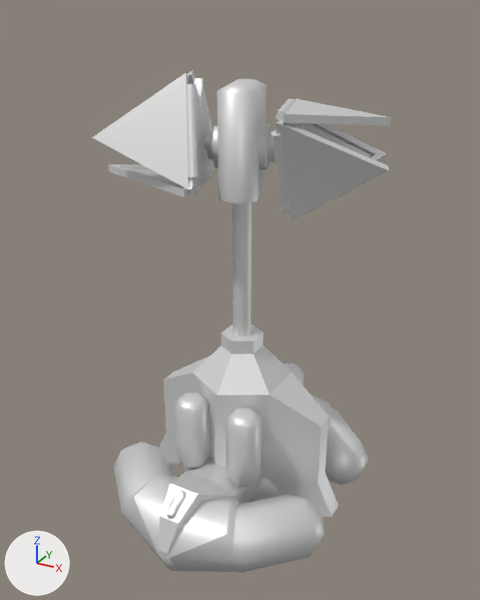
One commit to the glTF model glb/legfrad.glb: the scene before it, then after it.
Both versions are drawn from a 50 mm camera at (50.1, -92.0, 79.2) aimed at (-0.1, -0.5, 33.5). Every picture has the same lights, and +X, +Y and +Z are marked at lower left. The first picture is the older version. Both versions are drawn at frame 15 of the action 'ActivateClose'; the numbers are the values there.

Objects in the first picture: 'base', 'dishA', 'dishA1', 'dishA2', 'dishA3', 'dishB1', 'dishB2', 'dishB3', 'strut' and 1 more.
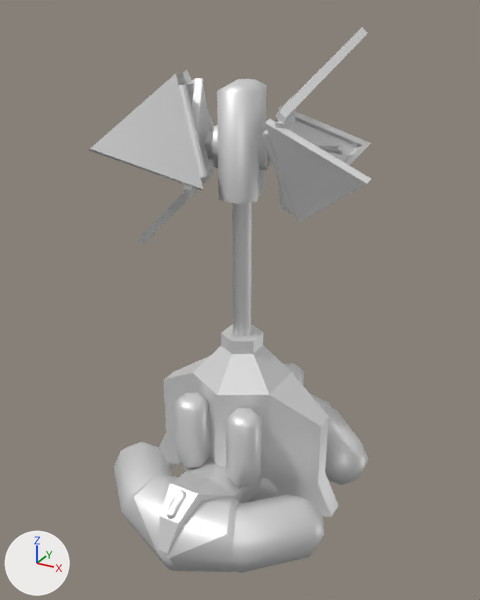
Edits to the scene script, one JSON object a line:
```json
{"op": "set", "path": "ob_disha1.rotation_euler", "old": "(-0.475, -0.393, 1.212)", "new": "(-0.475, -0.393, 0.631)", "note": "degrees (-27, -23, 69) -> degrees (-27, -23, 36)"}
{"op": "set", "path": "ob_disha2.rotation_euler", "old": "(0.475, -0.393, -1.212)", "new": "(0.475, -0.393, -0.631)", "note": "degrees (27, -23, -69) -> degrees (27, -23, -36)"}
{"op": "set", "path": "ob_disha3.rotation_euler", "old": "(0.0, 1.31, 0.0)", "new": "(0.0, 0.421, 0.0)", "note": "degrees (0, 75, 0) -> degrees (0, 24, 0)"}
{"op": "set", "path": "ob_dishb1.rotation_euler", "old": "(0.475, -0.393, -1.212)", "new": "(0.475, -0.393, -0.631)", "note": "degrees (27, -23, -69) -> degrees (27, -23, -36)"}
{"op": "set", "path": "ob_dishb2.rotation_euler", "old": "(-0.475, -0.393, 1.212)", "new": "(-0.475, -0.393, 0.631)", "note": "degrees (-27, -23, 69) -> degrees (-27, -23, 36)"}
{"op": "set", "path": "ob_dishb3.rotation_euler", "old": "(0.0, 1.31, 0.0)", "new": "(0.0, 0.421, 0.0)", "note": "degrees (0, 75, 0) -> degrees (0, 24, 0)"}
```

Location of each change, (x1, y1, x2, y2) in pixels of the pictures (480 x 600 px):
```json
{"object": "dishA2", "change": "turned", "before": [92, 73, 199, 190], "after": [89, 73, 207, 190]}
{"object": "dishB2", "change": "turned", "before": [271, 120, 389, 221], "after": [263, 119, 371, 223]}
{"object": "dishB3", "change": "turned", "before": [275, 99, 391, 126], "after": [275, 27, 368, 121]}
{"object": "dishB1", "change": "turned", "before": [294, 123, 386, 161], "after": [275, 106, 371, 165]}
{"object": "dishA3", "change": "turned", "before": [109, 165, 215, 197], "after": [138, 168, 215, 245]}
{"object": "dishA1", "change": "turned", "before": [187, 70, 213, 131], "after": [177, 70, 214, 131]}
```
